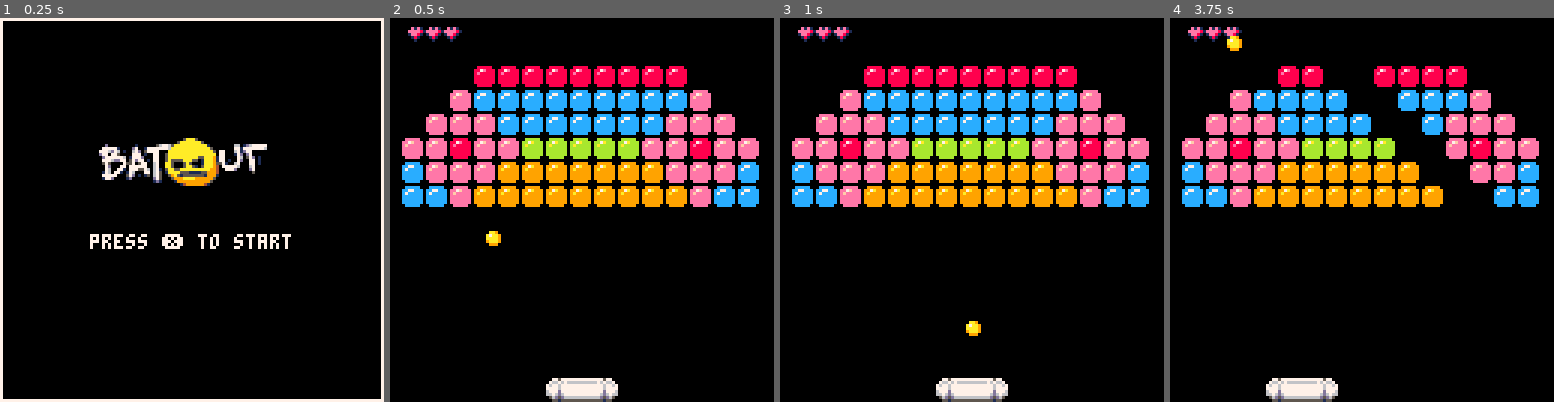
Above: before the commit, frames 1-4 (left to right).
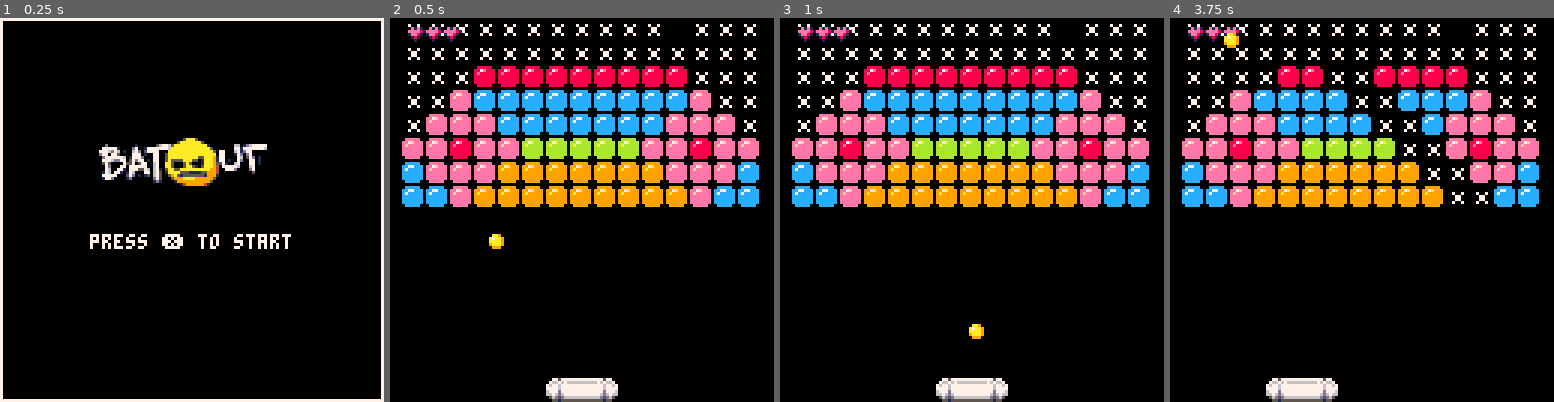
Above: after the commit, the same moments.

Repository: firedev/darkanoid
Game: PICO-8 cartridge batanoid.p8
Same seed, same stepped clock (60 frames per second), same inputs: the game is played once before the commit and once after it.
Inputs:
- Up to frame 1 (0.25 s): no input
- Up to frame 2 (0.5 s): tap X (X key) at 0.33 s
- Up to frame 3 (1 s): no input
- Up to frame 4 (3.75 s): tap X (X key) at 1.07, 1.85, 2.97 s; hold Right 1.6-2.1 s; hold Right 2.47-3.03 s; hold Left 3.08-3.58 s

Frame 1 is identical in both runs. In frame 2, 2.0% of the frame differs, in the area x 4-96%, y 1-61%; in frame 3, 2.0%; in frame 4, 2.7%, in the area x 4-96%, y 1-49%.

Commit message:
state machine

Diff:
--- a/batanoid.p8
+++ b/batanoid.p8
@@ -7,51 +7,81 @@
 pal(2,138,1)
 
 function _init()
-	cls()
 	bat=init_bat()
 	ball=init_ball()
 	level=init_level()
-	game=init_game()
+	game=init_game('welcome')
 end
 
 function _update60()
-	if(not game.start) return
-	bat:update()
-	ball:update()
+	game:update()
 end
 
 function _draw()
-	if(not game.start) return(draw_welcome())
 	cls()
-	level:draw()
-	bat:draw()
-	ball:draw()
-end
-
-function draw_welcome()
-	for x=0,7 do
-	for y=0,1 do
-	spr(64+x+y*16,29+x*8,40+y*8)
-	end
-	end
-
-
-	rect(0,0,127,127,7)
-	print ("press ❎ to start",30,72)
-	if(btn(❎)) then
-		game.start=true
-	end
-end
+	game:draw()
+end
+
 -->8
 -- game state
-function init_game()
+function init_game(initial_state)
 	local game = {
-		start=false,
 		lives=3,
 		level=1,
-	}
+		to_state = function(self, state)
+			local state = self.states[state]
+			state.update()
+			self.state = state
+		end,
+		update = function(self)
+			self.state.update()
+		end,
+		draw = function(self)
+			self.state.draw()
+		end,
+	}
+	game.states = init_states(game)
+	game:to_state(initial_state)
 	return game
 end
+
+
+function init_states(game)
+	local running = {
+		update = function()
+			bat:update()
+			ball:update()
+		end,
+		draw = function()
+			level:draw()
+			bat:draw()
+			ball:draw()
+		end
+	}
+	local welcome = {
+		update = function()
+			if(btn(❎)) game:to_state("running")
+		end,
+		draw = function()
+			for x=0,7 do
+				for y=0,1 do
+					spr(64+x+y*16,29+x*8,40+y*8)
+				end
+			end
+			rect(0,0,127,127,7)
+			print ("press ❎ to start",30,72)
+		end
+	}
+
+	local states =  {
+		welcome = welcome,
+		running = running,
+	}
+	return states
+end
+
+-->8
+-- states
 
 function interact(newx,newy)
 	interact_with_map(newx,newy)
@@ -101,11 +131,15 @@
 			y=0,
 		},
 		draw = function(self)
-			-- map( celx, cely, sx, sy, celw, celh, [layer] )
-			-- step=16,
-		  -- width=15,
-		  -- height=8,
-			map((self.current-1)*16,0,self.offset.x,self.offset.y,15,8)
+			for x=0,14 do
+				for y=0,7 do
+					spr(
+						mget((self.current-1)*16+x,y),
+						self.offset.x+x*8,
+						self.offset.y+y*8
+					)
+				end
+			end
 		end
 	}
 	return level
@@ -182,13 +216,13 @@
 end
 
 __gfx__
-0000000000775777777777777775770000000000088888000eeeee000ccccc000222220009999900000000000000000000000000000000000000000000000000
-0000000007667676666666666767667000000000887e8880ee7feee0cc77ccc0227a2220997a9990000000000000000000000000000000000000000000000000
-00700700767767777777777777767767000000008e888880efeeeee0c7ccccc02a2222209a999990000000000000000000000000000000000000000000000000
-000770007777677777777777777677770000000088888880eeeeeee0ccccccc02222222099999990000000000000000000000000000000000000000000000000
-000770006777d77777777777777d77760000000088888880eeeeeee0ccccccc02222222099999990000000000000000000000000000000000000000000000000
-007007006676d67777777777776d67660000000088888880eeeeeee0ccccccc02222222099999990000000000000000000000000000000000000000000000000
-00000000056d5d666666666666d5d65000000000088888000eeeee000ccccc000222220009999900000000000000000000000000000000000000000000000000
+0000000000775777777777777775770000000000088888000eeeee000ccccc0002222200099999000ddddd000000000000000000000000000000000000000000
+0000000007667676666666666767667000000000887e8880ee7feee0cc77ccc0227a2220997a9990dd76ddd00000000000000000000000000000000000000000
+00700700767767777777777777767767000000008e888880efeeeee0c7ccccc02a2222209a999990d6ddddd00000000000000000000000000000000000000000
+000770007777677777777777777677770000000088888880eeeeeee0ccccccc02222222099999990ddddddd00000000000000000000000000000000000000000
+000770006777d77777777777777d77760000000088888880eeeeeee0ccccccc02222222099999990ddddddd00000000000000000000000000000000000000000
+007007006676d67777777777776d67660000000088888880eeeeeee0ccccccc02222222099999990ddddddd00000000000000000000000000000000000000000
+00000000056d5d666666666666d5d65000000000088888000eeeee000ccccc0002222200099999000ddddd000000000000000000000000000000000000000000
 00000000005515555555555555515500000000000000000000000000000000000000000000000000000000000000000000000000000000000000000000000000
 00000000000100000000000000000000000000000000000000000000000000000000000000000000000000000000000000000000000000000000000000000000
 00000000001410000011100000000000000000000000000000000000000000000000000000000000000000000000000000000000000000000000000000000000
